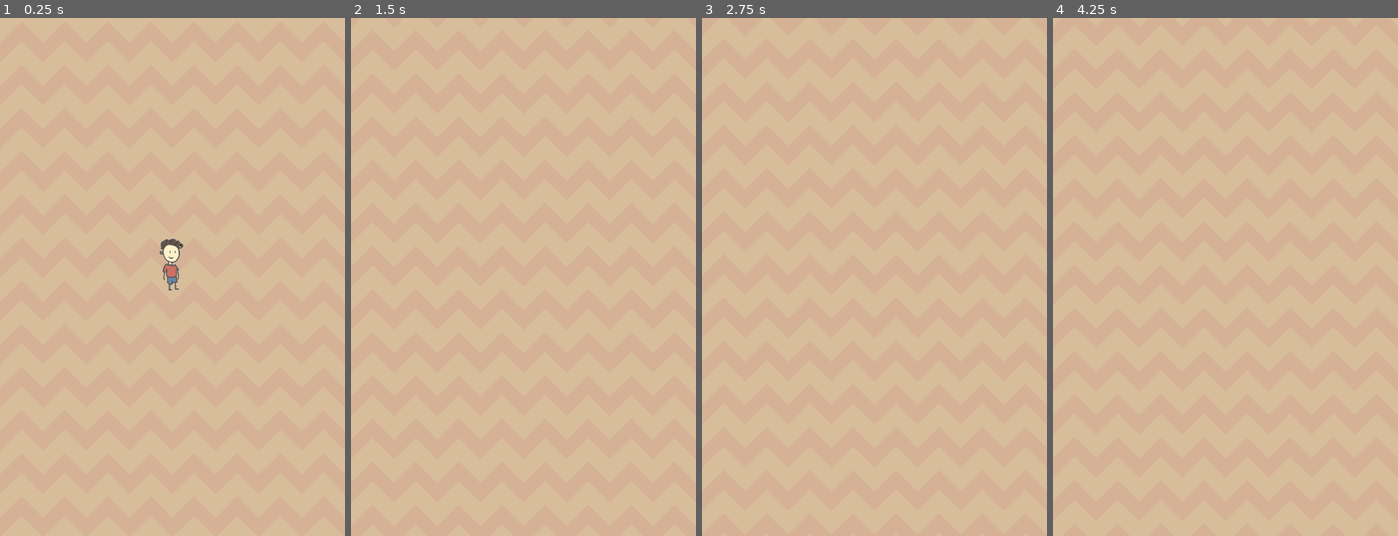
Above: before the commit, frames 1-4 (left to right).
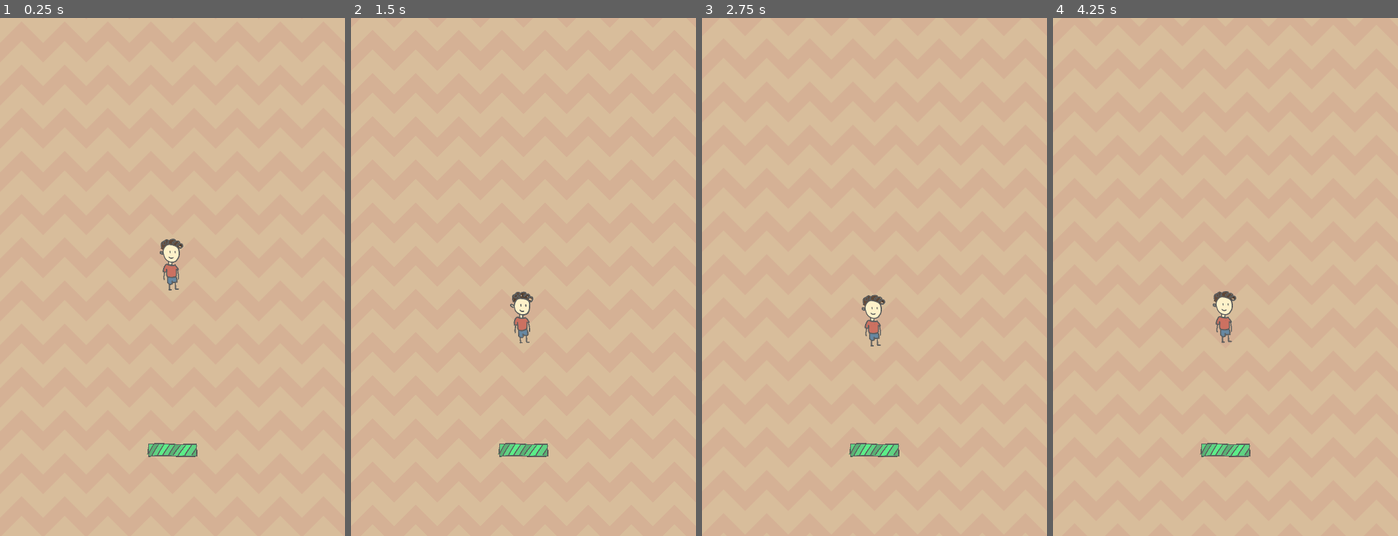
Above: after the commit, the same moments.

Repository: 5u4/noah-the-lifesaver-doodle-jump
Game: Godot game, scene res://Scenes/World.tscn
Two runs of this game, one before a commit and one after it. Both use one fixed random seed, a clock stepped at 60 frames per second and the inputs below.
Inputs:
- Up to frame 1 (0.25 s): no input
- Up to frame 2 (1.5 s): no input
- Up to frame 3 (2.75 s): no input
- Up to frame 4 (4.25 s): no input

The runs differ from the first frame. In frame 1, 0.4% of the frame differs, in the area x 42-58%, y 82-85%; in frame 2, 0.8%; in frame 3, 0.8%, in the area x 42-58%, y 53-85%; in frame 4, 0.8%.

Commit message:
Make paddle jumpable

Diff:
--- a/Instances/Paddle.tscn
+++ b/Instances/Paddle.tscn
@@ -5,7 +5,10 @@
 [sub_resource type="RectangleShape2D" id=1]
 extents = Vector2( 74, 20 )
 
-[node name="Platform" type="StaticBody2D"]
+[node name="Paddle" type="StaticBody2D" groups=[
+"Paddles",
+]]
+scale = Vector2( 0.5, 0.5 )
 
 [node name="Sprite" type="Sprite" parent="."]
 texture = ExtResource( 1 )
--- a/Instances/Player.tscn
+++ b/Instances/Player.tscn
@@ -6,6 +6,22 @@
 [ext_resource path="res://Assets/Player/idle-3.png" type="Texture" id=4]
 [ext_resource path="res://Assets/Player/idle-0.png" type="Texture" id=5]
 [ext_resource path="res://Assets/Player/land-0.png" type="Texture" id=6]
+
+[sub_resource type="GDScript" id=3]
+script/source = "extends RigidBody2D
+
+export var JUMP_SPEED = 500
+
+
+func _ready():
+	pass
+
+
+func _on_Area2D_body_entered(body):
+	if body.is_in_group('Paddles'):
+		set_linear_velocity(Vector2(0, -JUMP_SPEED))
+	pass # Replace with function body.
+"
 
 [sub_resource type="SpriteFrames" id=1]
 animations = [ {
@@ -26,10 +42,11 @@
 } ]
 
 [sub_resource type="RectangleShape2D" id=2]
-extents = Vector2( 4.54968, 8.65208 )
+extents = Vector2( 12.1467, 8.65208 )
 
 [node name="Player" type="RigidBody2D"]
 mode = 2
+script = SubResource( 3 )
 
 [node name="AnimatedSprite" type="AnimatedSprite" parent="."]
 position = Vector2( 0, -36 )
@@ -39,6 +56,9 @@
 frame = 3
 playing = true
 
-[node name="CollisionShape2D" type="CollisionShape2D" parent="."]
+[node name="Area2D" type="Area2D" parent="."]
+
+[node name="CollisionShape2D" type="CollisionShape2D" parent="Area2D"]
 position = Vector2( 0, -9 )
 shape = SubResource( 2 )
+[connection signal="body_entered" from="Area2D" to="." method="_on_Area2D_body_entered"]
--- a/Scenes/World.tscn
+++ b/Scenes/World.tscn
@@ -1,7 +1,8 @@
-[gd_scene load_steps=3 format=2]
+[gd_scene load_steps=4 format=2]
 
 [ext_resource path="res://Instances/Player.tscn" type="PackedScene" id=1]
 [ext_resource path="res://Instances/Background.tscn" type="PackedScene" id=2]
+[ext_resource path="res://Instances/Paddle.tscn" type="PackedScene" id=3]
 
 [node name="World" type="Node2D"]
 
@@ -12,3 +13,6 @@
 
 [node name="Camera2D" type="Camera2D" parent="."]
 current = true
+
+[node name="Paddle" parent="." instance=ExtResource( 3 )]
+position = Vector2( 0.447632, 256.532 )
Not shown: 1 places in Instances/Player.tscn that only renumber resources
